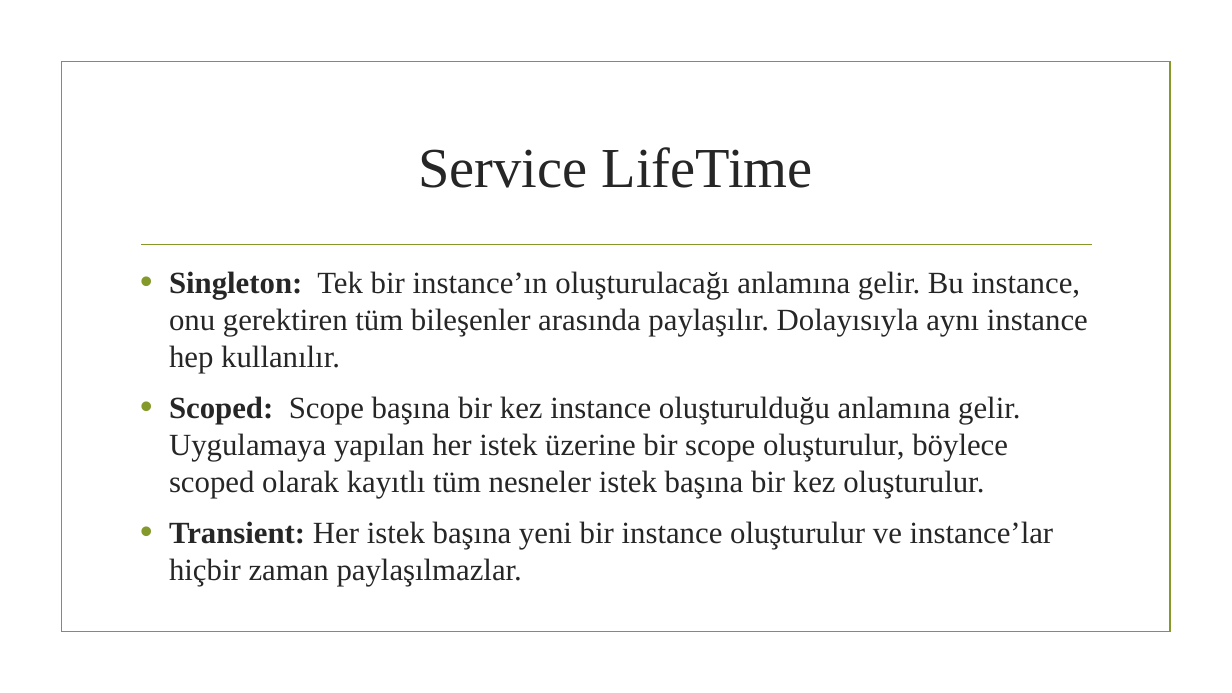
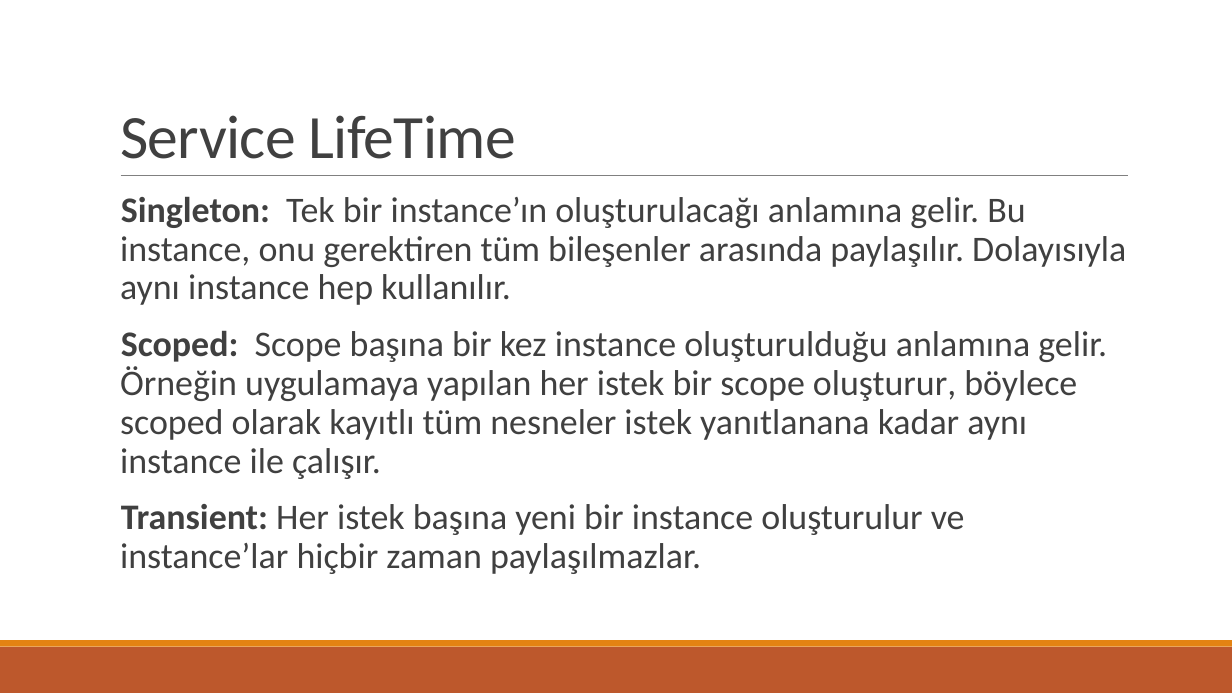
Before and after one commit to ozgurkaplan/MsMeetup20171025, a slide deck: slide 10 of Dependency Injection with net Core.pptx (slide 9 before the commit). Drawn at 1232x693 pixels with LibreOffice and Linux fonts; fonts in the diff are those of the drawing; background and template pictures are left out. Boxes give left, top, right and bottom in pixels: in the first picture for what was removed or moved away, otherwise in the second. Text is boxed around its words. In the diff, an @@ line names an element or a change of style, - is before the commit and + after.

```diff
--- a/Dependency Injection with net Core.pptx
+++ b/Dependency Injection with net Core.pptx
@@ title "Service LifeTime": place and size @@
-title "Service LifeTime" at (418,147,813,188)
+title "Service LifeTime" at (120,115,515,159)
@@ title "Service LifeTime" at (120,115,515,159): size 44 to 48 pt, font Times New Roman to Calibri, text colour #262626 to #404040, letter spacing 0 to -0.5 pt; alignment centre to left; line spacing 1 to 0.85; vertical alignment middle to bottom @@
@@ rectangle removed at (61,62,1170,632) @@
@@ line moved from (141, 245) - (1092, 245) to (121, 176) - (1128, 176) @@
@@ line (121, 176) - (1128, 176): stroke #83992A 1.25 pt to #808080 0.5 pt @@
@@ text "Singleton: Tek bir instance’ın oluşturulacağı ...": place and size @@
-text "Singleton: Tek bir instance’ın oluşturulacağı ..." at (169,271,1088,586)
+text "Singleton: Tek bir instance’ın oluşturulacağı ..." at (120,196,1126,574)
@@ text at (120,196,1126,574): size 24 to 28 pt, font Times New Roman to Calibri, text colour #262626 to #404040 in "Singleton: Tek bir instance’ın oluşturulacağı anlamına gelir ...", "Transient: Her istek başına yeni bir instance ..."; bullet • to  ; line spacing 1 to 0.9; more space between paragraphs; bullet colour #83992A to #E48312 @@
@@ text at (120,330,1107,479): text changed; size 24 to 28 pt; font Times New Roman to Calibri; text colour #262626 to #404040 @@
-• Scoped: Scope başına bir kez instance oluşturulduğu anlamına gelir. Uygulamaya yapılan her istek üzerine bir scope oluşturulur, böylece scoped olarak kayıtlı tüm nesneler istek başına bir kez oluşturulur.
+  Scoped: Scope başına bir kez instance oluşturulduğu anlamına gelir. Örneğin uygulamaya yapılan her istek bir scope oluşturur, böylece scoped olarak kayıtlı tüm nesneler istek yanıtlanana kadar aynı instance ile çalışır.
@@ rectangle added at (0,647,1232,693), fill #BD582C @@
@@ rectangle added at (0,640,1232,647), fill #E48312 @@
```
Also in this commit, not shown: 10 other slides changed, 4 slides added, 2 other files.
